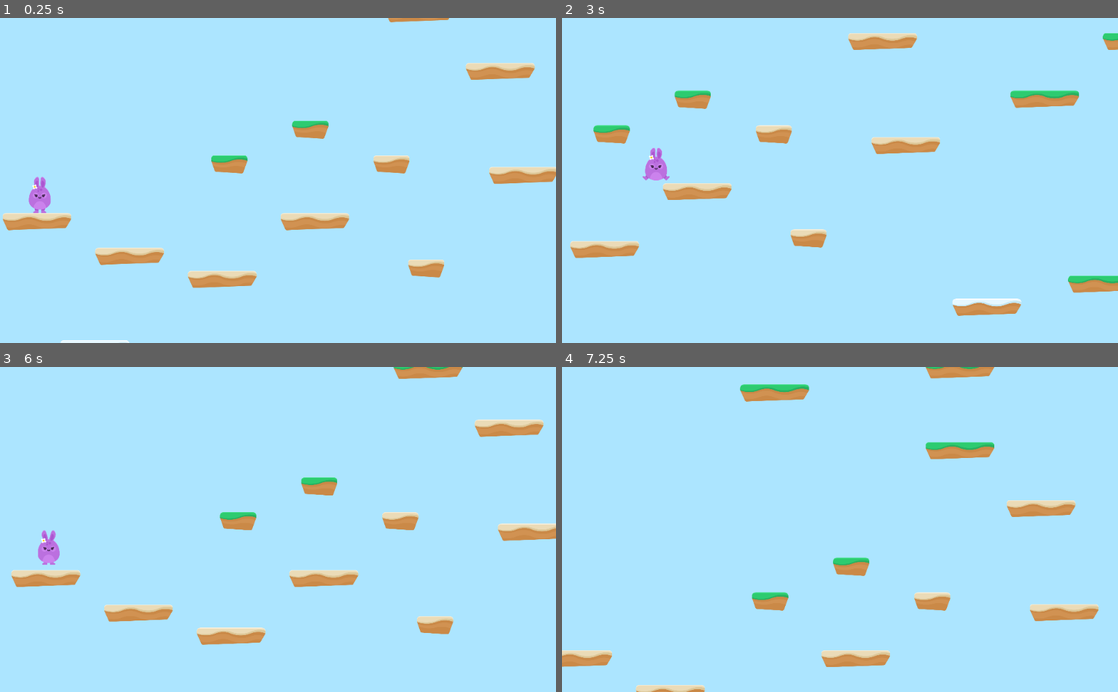
Above: before the commit, frames 1-4 (two rows, left to right).
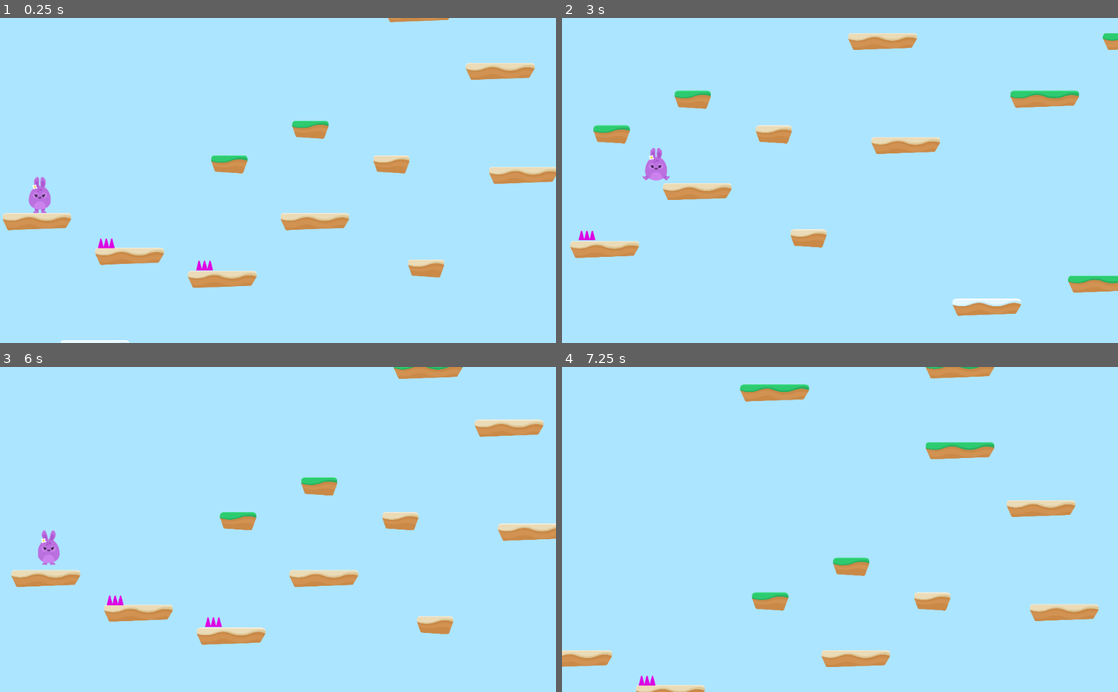
Above: after the commit, the same moments.

Repository: rtaibah/bunny-hop
Game: Godot game, scene res://Levels/Level1.tscn
Two runs of this game, one before a commit and one after it. Both use one fixed random seed, a clock stepped at 60 frames per second and the inputs below.
Inputs (mouse positions are in pixels of both pictures, inside the frame that each line leads up to):
- Up to frame 1 (0.25 s): no input
- Up to frame 2 (3 s): hold W (jump) 0.53-1.28 s; hold D (right) 0.53-2.03 s; tap W (jump) at 1.35, 1.52, 1.82, 2.85 s; hold A (left) 2.03-2.78 s; hold W (jump) 2.03-2.78 s; hold D (right) from 2.78 s (still down)
- Up to frame 3 (6 s): tap W (jump) at 3.02, 3.32, 4.35, 4.52, 4.82 s; hold W (jump) 3.53-4.28 s; release D (right) at 4.28 s; hold A (left) 4.28-5.03 s; hold D (right) 5.03-5.75 s; hold W (jump) 5.03-5.75 s; click (189, 562) at 5.75 s
- Up to frame 4 (7.25 s): hold A (left) from 6.53 s (still down); tap W (jump) at 6.6, 6.77, 7.07 s

The runs differ from the first frame. In frame 1, 0.1% of the frame differs, in the area x 17-39%, y 67-78%; in frame 2, less than 0.1%; in frame 3, 0.1%, in the area x 19-40%, y 70-81%; in frame 4, less than 0.1%.

Commit message:
Added hurt function and sound effects/music

Diff:
--- /dev/null
+++ b/Hazards/Hazards.gd
@@ -0,0 +1,5 @@
+extends Area2D
+
+
+func _on_SpikesTop_body_entered(body):
+	body.hurt()
--- /dev/null
+++ b/Hazards/SpikesTop.tscn
@@ -0,0 +1,17 @@
+[gd_scene load_steps=3 format=2]
+
+[ext_resource path="res://GFX/Environment/spikes_top.png" type="Texture" id=1]
+[ext_resource path="res://Hazards/Hazards.gd" type="Script" id=2]
+
+[node name="SpikesTop" type="Area2D"]
+modulate = Color( 0.968627, 0.0313726, 0.933333, 1 )
+collision_layer = 4
+script = ExtResource( 2 )
+
+[node name="Sprite" type="Sprite" parent="."]
+texture = ExtResource( 1 )
+
+[node name="CollisionPolygon2D" type="CollisionPolygon2D" parent="."]
+visible = false
+polygon = PoolVector2Array( -33.1974, -26.2074, -46.6324, 25.7649, 48.1199, 27.1791, 32.9171, -26.2074 )
+[connection signal="body_entered" from="." to="." method="_on_SpikesTop_body_entered"]
--- a/Levels/Level1.tscn
+++ b/Levels/Level1.tscn
@@ -1,17 +1,36 @@
-[gd_scene load_steps=3 format=2]
+[gd_scene load_steps=5 format=2]
 
 [ext_resource path="res://Player/Player.tscn" type="PackedScene" id=1]
 [ext_resource path="res://Levels/Tileset.tres" type="TileSet" id=2]
+[ext_resource path="res://Hazards/SpikesTop.tscn" type="PackedScene" id=3]
+[ext_resource path="res://SFX/Chiptune_Adventures_1.ogg" type="AudioStream" id=4]
 
 [node name="Level1" type="Node2D"]
 position = Vector2( -1697.06, -203.646 )
 
 [node name="Player" parent="." instance=ExtResource( 1 )]
 position = Vector2( 1800.13, 261.234 )
+collision_mask = 6
 
 [node name="TileMap" type="TileMap" parent="."]
 position = Vector2( 1721.68, 203.647 )
 tile_set = ExtResource( 2 )
 collision_layer = 2
 format = 1
-tile_data = PoolIntArray( -3865990, 0, 0, -3865929, 0, 0, -3 …(4103 unchanged characters)…  0, 0, -1179633, 2, 0, -1179599, 2, 0, -982934, 2, 0, -851937, 2, 0, -589746, 2, …(591 unchanged characters)…
+tile_data = PoolIntArray( -3865990, 0, 0, -3865929, 0, 0, -3 …(4103 unchanged characters)…  0, 0, -1179633, 2, 0, -1179599, 2, 0, -1114017, 0, 0, -1113981, 0, 0, -982934, 2, 0, -851937, 2, 0, -589746, 2, …(591 unchanged characters)…
+
+[node name="Hazards" type="Node" parent="."]
+
+[node name="SpikesTop" parent="Hazards" instance=ExtResource( 3 )]
+position = Vector2( 470, 488 )
+
+[node name="SpikesTop2" parent="Hazards" instance=ExtResource( 3 )]
+position = Vector2( 1013.06, 609.622 )
+
+[node name="SpikesTop3" parent="Hazards" instance=ExtResource( 3 )]
+position = Vector2( 1810.05, 1445.61 )
+
+[node name="BGM" type="AudioStreamPlayer" parent="."]
+stream = ExtResource( 4 )
+volume_db = -10.0
+autoplay = true
--- a/Player/Player.gd
+++ b/Player/Player.gd
@@ -7,6 +7,8 @@
 const UP = Vector2(0,-1)
 const JUMP_SPEED = 3500
 const WORLD_LIMIT = 3000
+
+var lives = 3
 
 signal animate
 
@@ -32,7 +34,7 @@
 func jump():
 	if Input.is_action_pressed("jump") and is_on_floor():
 		motion.y -= JUMP_SPEED
-
+		$JumpSFX.play()
 
 func move():
 	if Input.is_action_pressed("left") and not Input.is_action_pressed("right"):
@@ -49,3 +51,16 @@
 #
 func game_over():
 	get_tree().change_scene("res://Levels/GameOver.tscn")
+
+
+func hurt():
+	# Move up a pixel to bypass gravity
+	motion.y -= 1
+	# Stop doing anything for one frame only.
+	# So we are waiting for a signal from get_tree that is an "idle_frame"
+	yield(get_tree(), "idle_frame")
+	motion.y -= JUMP_SPEED
+	lives -= 1
+	$PainSFX.play()
+	if lives < 0:
+		game_over()
--- a/Player/Player.tscn
+++ b/Player/Player.tscn
@@ -6,6 +6,8 @@
 [ext_resource path="res://GFX/Background/bg_layer2.png" type="Texture" id=4]
 [ext_resource path="res://GFX/Background/bg_layer4.png" type="Texture" id=5]
 [ext_resource path="res://GFX/Background/bg_layer3.png" type="Texture" id=6]
+[ext_resource path="res://SFX/jump1.ogg" type="AudioStream" id=7]
+[ext_resource path="res://SFX/pain.ogg" type="AudioStream" id=8]
 
 [sub_resource type="CapsuleShape2D" id=1]
 radius = 61.2
@@ -87,4 +89,12 @@
 __meta__ = {
 "_edit_use_anchors_": false
 }
+
+[node name="JumpSFX" type="AudioStreamPlayer" parent="."]
+stream = ExtResource( 7 )
+volume_db = -10.0
+
+[node name="PainSFX" type="AudioStreamPlayer" parent="."]
+stream = ExtResource( 8 )
+volume_db = -10.0
 [connection signal="animate" from="." to="PlayerAnimation" method="_on_Player_animate"]
--- /dev/null
+++ b/default_bus_layout.tres
@@ -0,0 +1,4 @@
+[gd_resource type="AudioBusLayout" format=2]
+
+[resource]
+bus/0/volume_db = 1.06049
--- a/project.godot
+++ b/project.godot
@@ -42,6 +42,7 @@
 
 2d_physics/layer_1="Player"
 2d_physics/layer_2="Terrain"
+2d_physics/layer_3="Hazard"
 
 [rendering]
 
Not shown: 1 places in Player/Player.tscn that only renumber resources
Not shown, changed: SFX/jump1.ogg.import
Not shown, changed: SFX/pain.ogg.import
